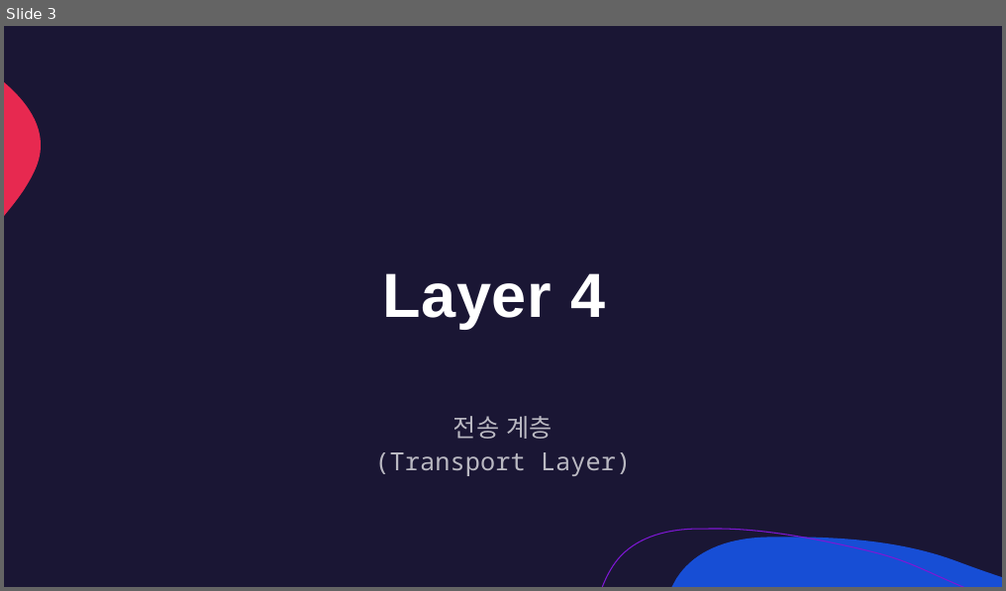
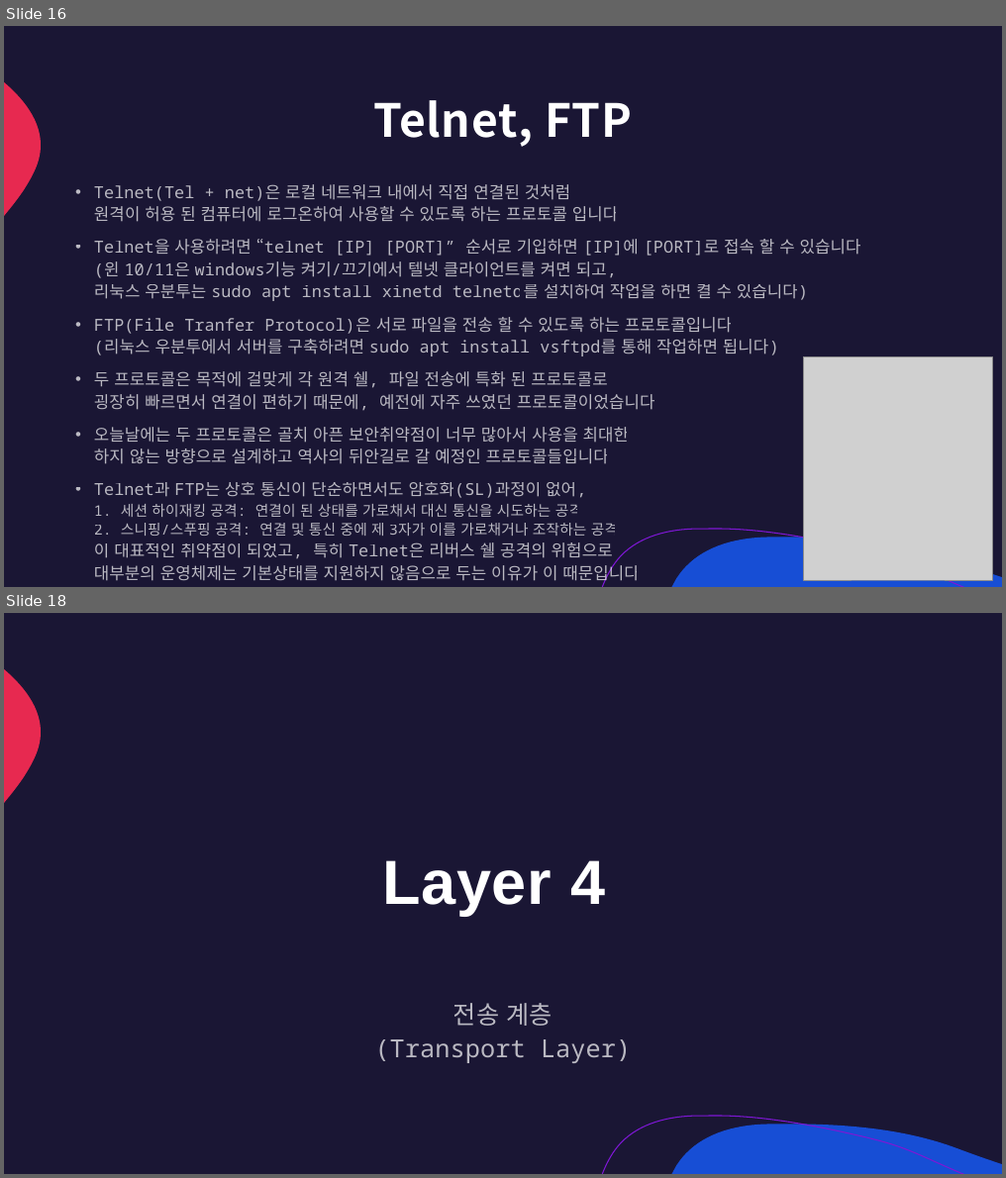
Before and after one commit to lumen4723/2024_network, a slide deck: 2.pptx. Shown one above the other, each under a label of ours: slide 3 before the commit, slides 16 and 18 after it; the slides between them are not shown. The pictures are 1006x591 and 1006x1178 pixels, drawn with LibreOffice and Linux fonts; fonts in the diff are those of the drawing; grey boxes stand for pictures. Boxes give left, top, right and bottom in pixels: in the first picture for what was removed or moved away, otherwise in the second. Text is boxed around its words. In the diff, an @@ line names an element or a change of style, - is before the commit and + after.

```diff
--- a/2.pptx
+++ b/2.pptx
@@ slide 16 added at [4,26,1002,587], background #1A1634; not listed: 3 template elements that a slide beside it also shows @@
@@ title added at [373,100,632,147], 44 pt, text #FFFFFF, bold @@
+Telnet, FTP
@@ text added at [94,184,861,584], 16 pt, text #FFFFFF at 70% opacity @@
+• Telnet(Tel + net)은 로컬 네트워크 내에서 직접 연결된 것처럼
+  원격이 허용 된 컴퓨터에 로그온하여 사용할 수 있도록 하는 프로토콜 입니다
+• Telnet을 사용하려면 “telnet [IP] [PORT]” 순서로 기입하면 [IP]에 [PORT]로 접속 할 수 있습니다
+  (윈 10/11은 windows기능 켜기/끄기에서 텔넷 클라이언트를 켜면 되고,
+  리눅스 우분투는 sudo apt install xinetd telnetd를 설치하여 작업을 하면 켤 수 있습니다)
+• FTP(File Tranfer Protocol)은 서로 파일을 전송 할 수 있도록 하는 프로토콜입니다
+  (리눅스 우분투에서 서버를 구축하려면 sudo apt install vsftpd를 통해 작업하면 됩니다)
+• 두 프로토콜은 목적에 걸맞게 각 원격 쉘, 파일 전송에 특화 된 프로토콜로
+  굉장히 빠르면서 연결이 편하기 때문에, 예전에 자주 쓰였던 프로토콜이었습니다
+• 오늘날에는 두 프로토콜은 골치 아픈 보안취약점이 너무 많아서 사용을 최대한
+  하지 않는 방향으로 설계하고 역사의 뒤안길로 갈 예정인 프로토콜들입니다
+• Telnet과 FTP는 상호 통신이 단순하면서도 암호화(SL)과정이 없어,
+  1. 세션 하이재킹 공격: 연결이 된 상태를 가로채서 대신 통신을 시도하는 공격
+  2. 스니핑/스푸핑 공격: 연결 및 통신 중에 제 3자가 이를 가로채거나 조작하는 공격
+  이 대표적인 취약점이 되었고, 특히 Telnet은 리버스 쉘 공격의 위험으로
+  대부분의 운영체제는 기본상태를 지원하지 않음으로 두는 이유가 이 때문입니다
@@ picture added at [804,357,992,580] @@
@@ what was slide 3 is now slide 18 @@
```
Also in this commit, not shown: 10 slides changed, 21 other slides added, 17 slides removed, 5 other files.
